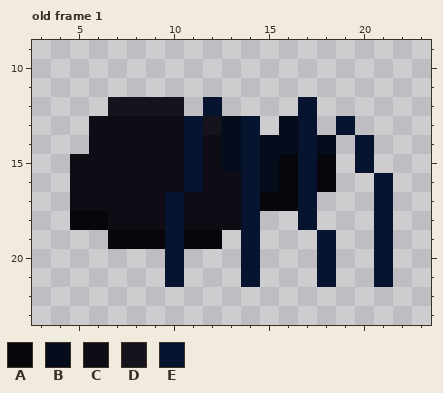
Edited in one commit: pixel-art file (assets/art/ase/spider.ase). This is how it looked before the edit.
32x32 pixels, 4 frames. Colours within 5 levels of each other are drawn and written as one. Shown: old frame 1: x 3..23, y 9..23. The commit also changed other frames, which this record leaves out.
Visible layers, top first: "run_legs", "run_body".
Palette (. is transparent): A #07060a  B #050c1c  C #0e0d15  D #15141c  E #07142f
Pixels before, old frame 1, first column x 5:
12 ..DDDD.E....E....
13 .CCCCCEDBE.BE.E..
14 .CCCCCECBEBBEB.E.
15 CCCCCCECBEBAEA.E.
16 CCCCCCECCEBAEA..E
17 CCCCCECCCEAAE...E
18 AACCCECCCE..E...E
19 ..AAAEAA.E...E..E
20 .....E...E...E..E
21 .....E...E...E..E
And afterwards:
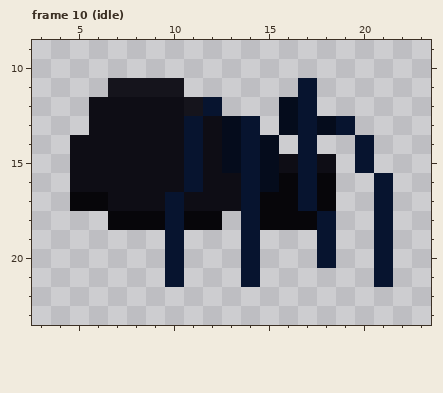
A new or re-ordered frame is compared with the old frame closest to it.
Edits made:
frames 4 -> 11
Changed rows in their new state; - is an unchanged pixel.
Frame 10 (idle) is new; against old frame 1, layers "legs", "body":
first column x 5:
11 --DDDD------E-
12 -CCCCCD----B--
13 -------C-----B
14 C----------.-.
15 -----------C-C
17 AA-----------A
18 ..AAA-AA.-AAAE
19 --...-..------
21 -------------.
Boxes around the changes in both pictures, in picture pixels (x1, y1, x2, y2):
changed: (70, 78, 336, 287)
